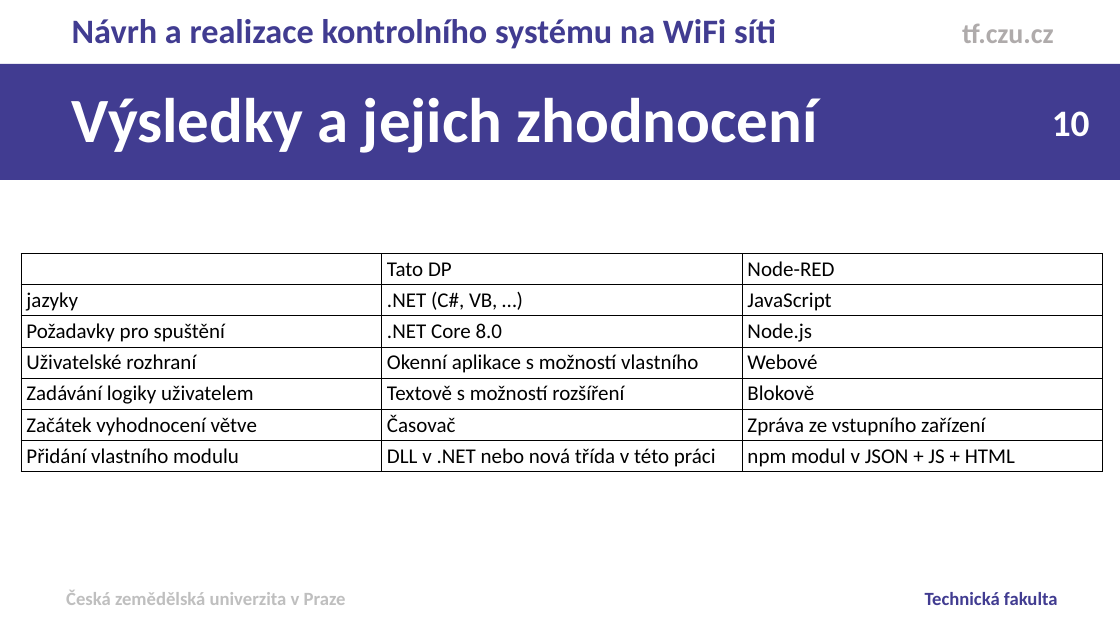
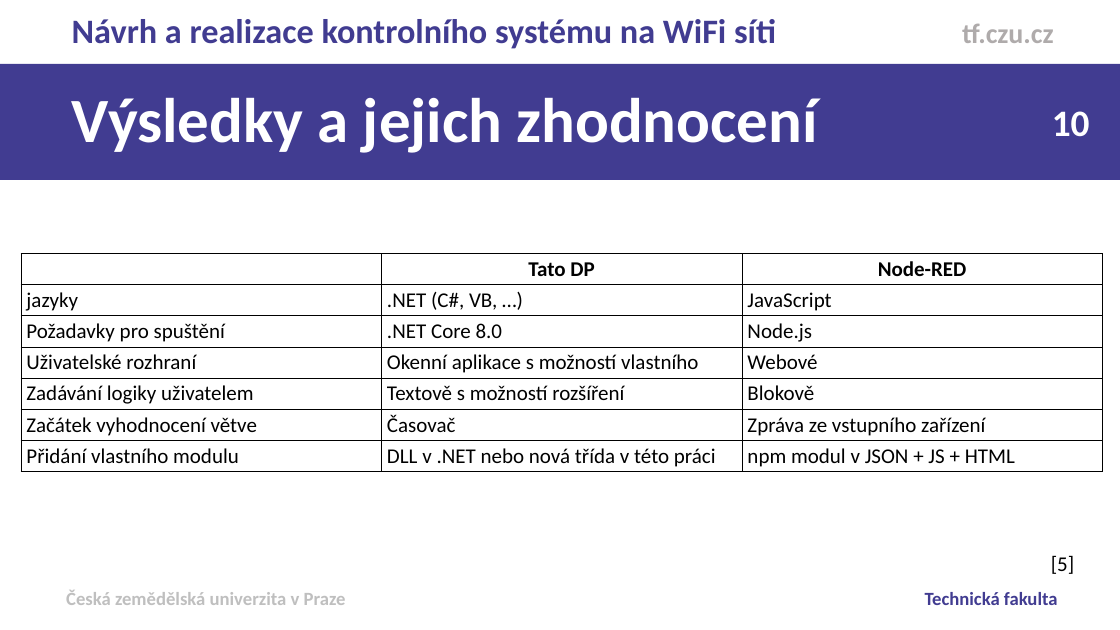
Before and after one commit to pjocesoj/diplomka_git, a slide deck: slide 10 of prezentace/xnovm288-obhajoba (sablona bc).pptx. Drawn at 1120x630 pixels with LibreOffice and Linux fonts; fonts in the diff are those of the drawing; background and template pictures are left out. Boxes give left, top, right and bottom in pixels: in the first picture for what was removed or moved away, otherwise in the second. Text is boxed around its words. In the diff, an @@ line names an element or a change of style, - is before the commit and + after.

```diff
--- a/prezentace/xnovm288-obhajoba (sablona bc).pptx
+++ b/prezentace/xnovm288-obhajoba (sablona bc).pptx
@@ table at box(21, 254, 1103, 471) @@
@@ bold on in "Tato DP", "Node-RED" @@
@@ alignment left to centre @@
@@ text added at box(1051, 555, 1074, 574), 27 pt, text #000000 @@
+[5]
```
Also in this commit, not shown: 1 other slide changed, 1 slide added, 1 other file.
